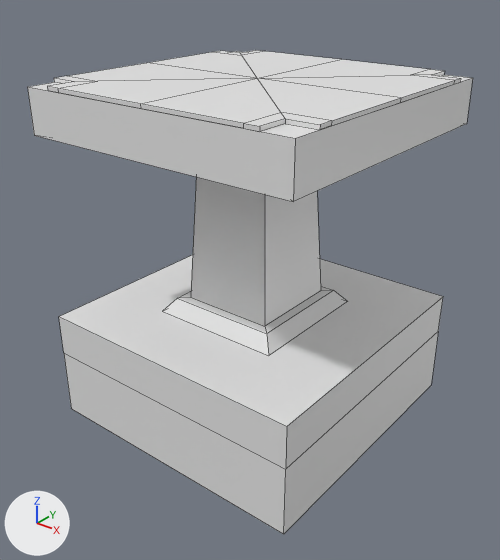
An edit to the FBX model High_X_Road.fbx, drawn before and after from the same camera.
Both versions are drawn from a 50 mm lens placed at (2.77, -3.53, 3.19), pointed at (0.03, -0.12, 1.07). Every picture has the same lights, and +X, +Y and +Z are marked at lower left. Mesh edges are drawn as thin lines. Materials are left out; every surface is plain grey. Where no turn or scale is listed for an object, it has been applied to the vertices.

Objects in the first picture: 'Base.011', 'Pavement.011', 'Tunnel Base.005'.
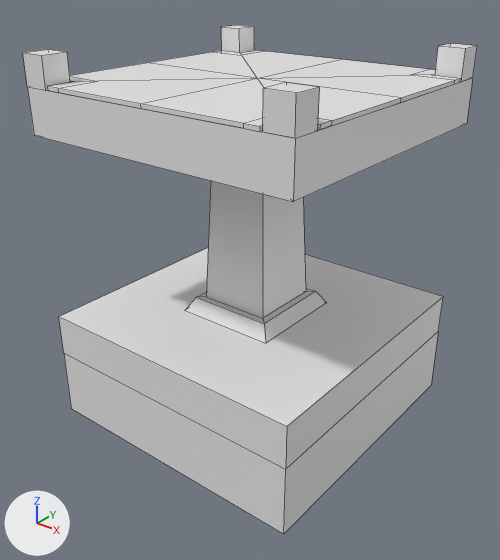
Pixel boxes [x1, y1, x2, y2] of what changed, in the pictures (500 x 560 px; the box of a moved part takes in the faces that stretch with it):
'Tunnel Base.005', reshaped: before [27, 51, 473, 356]; after [27, 78, 473, 343]
'Tunnel Base.009', added: after [23, 25, 477, 138]
part 1 of me_tunnel_base_001, moved or reshaped: before [163, 177, 348, 356]; after [185, 181, 327, 343]

The change, as a diff of the scene's bpy script:
```diff
--- a/High_X_Road.fbx.py
+++ b/High_X_Road.fbx.py
@@ me_tunnel_base_001 @@
 me_tunnel_base_001.from_pydata(...)  # 24 vertices, 21 faces; spans x -1.0..1.0, y -1.0..1.0, z 0.8..2.4
 # used by ob_tunnel_base_005; location = (0.0, 0.0, 0.0)
+# me_tunnel_base_001 part 1: all 16 vertices in x -0.48..0.48, y -0.48..0.48, z 0.8..1.9 are scaled about their middle by (0.764, 0.764, 1)
@@ me_tunnel_base_006 @@
+me_tunnel_base_006.from_pydata(...)  # 32 vertices, 20 faces; spans x -1.0..1.0, y -1.0..1.0, z 2.4..2.6
@@ ob_tunnel_base_009 @@
+ob_tunnel_base_009 = bpy.data.objects.new('Tunnel Base.009', me_tunnel_base_006)
+ob_tunnel_base_009.location = (0.0, 0.0, 0.0)
```
